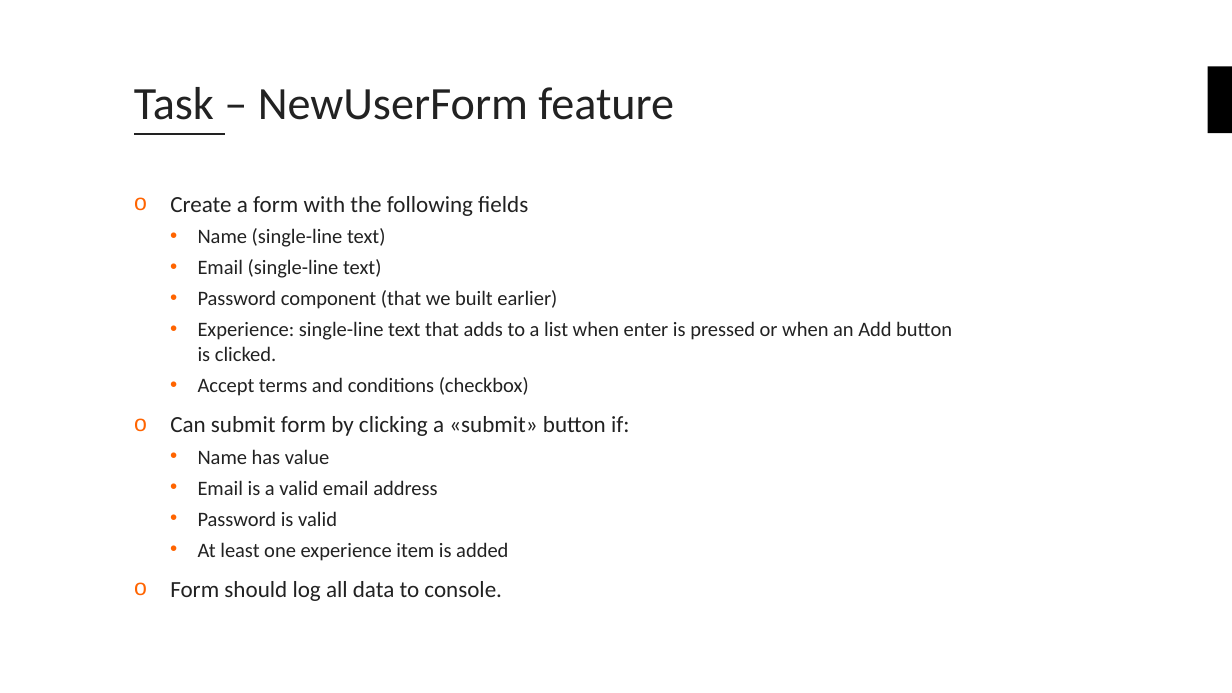
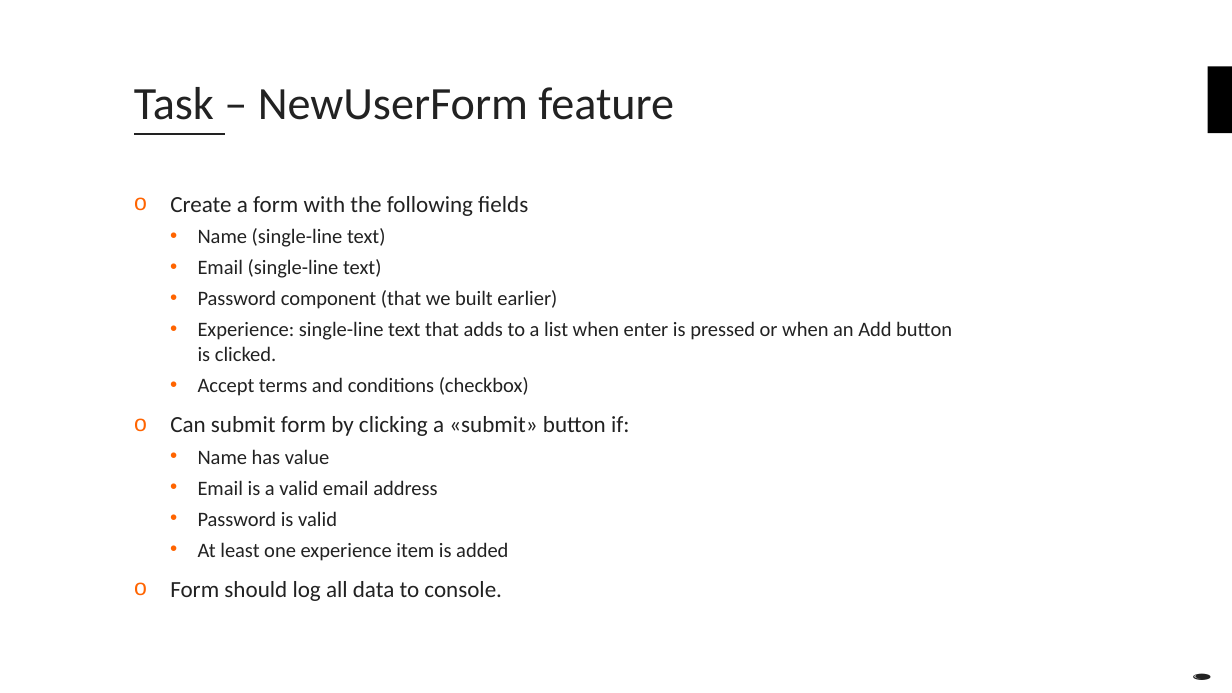
Before and after one commit to fuzzheim/create-react-app-workshop, a slide deck: slide 55 of Create-React-App-Workshop.pptx (slide 48 before the commit). Drawn at 1232x693 pixels with LibreOffice and Linux fonts; fonts in the diff are those of the drawing; background and template pictures are left out. Boxes give left, top, right and bottom in pixels: in the first picture for what was removed or moved away, otherwise in the second. Text is boxed around its words. In the diff, an @@ line names an element or a change of style, - is before the commit and + after.

```diff
--- a/Create-React-App-Workshop.pptx
+++ b/Create-React-App-Workshop.pptx
@@ text added at [1181, 652, 1232, 689], 18 pt, text #222222 @@
+🕳
```
Also in this commit, not shown: 1 other slide changed, 5 slides added, 3 slides removed.
